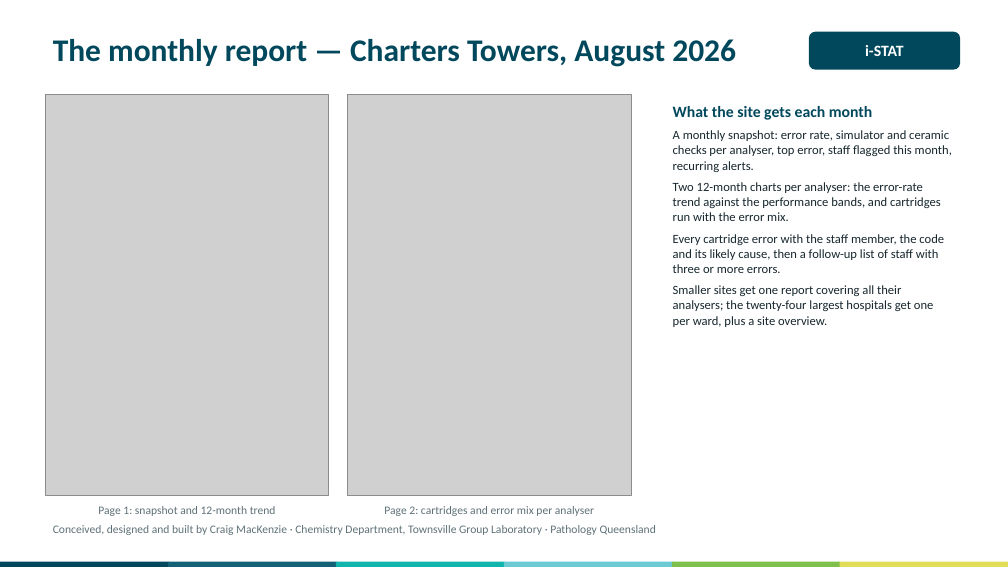
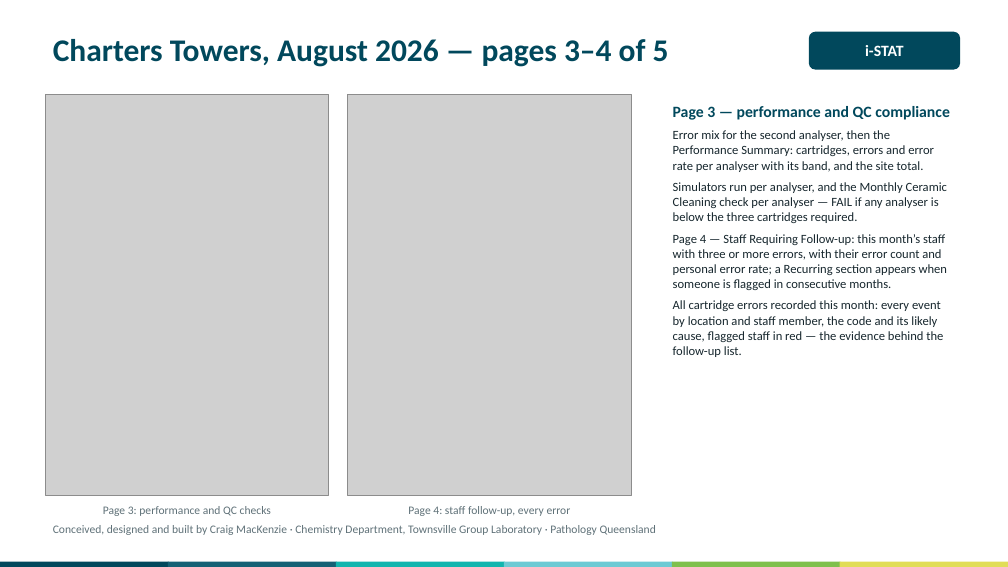
Before and after one commit to swornsealed/Report-app, a slide deck: slide 5 of PQ_Report_Generator_Overview_for_Managers.pptx (slide 4 before the commit). Drawn at 1008x567 pixels with LibreOffice and Linux fonts; fonts in the diff are those of the drawing; grey boxes stand for pictures. Boxes give left, top, right and bottom in pixels: in the first picture for what was removed or moved away, otherwise in the second. Text is boxed around its words. In the diff, an @@ line names an element or a change of style, - is before the commit and + after.

```diff
--- a/PQ_Report_Generator_Overview_for_Managers.pptx
+++ b/PQ_Report_Generator_Overview_for_Managers.pptx
@@ text at (53, 39, 669, 67): text changed @@
-The monthly report — Charters Towers, August 2026
+Charters Towers, August 2026 — pages 3–4 of 5
@@ text at (673, 106, 950, 357): text changed @@
-What the site gets each month
-A monthly snapshot: error rate, simulator and ceramic checks per analyser, top error, staff flagged this month, recurring alerts.
-Two 12-month charts per analyser: the error-rate trend against the performance bands, and cartridges run with the error mix.
-Every cartridge error with the staff member, the code and its likely cause, then a follow-up list of staff with three or more errors.
-Smaller sites get one report covering all their analysers; the twenty-four largest hospitals get one per ward, plus a site overview.
+Page 3 — performance and QC compliance
+Error mix for the second analyser, then the Performance Summary: cartridges, errors and error rate per analyser with its band, and the site total.
+Simulators run per analyser, and the Monthly Ceramic Cleaning check per analyser — FAIL if any analyser is below the three cartridges required.
+Page 4 — Staff Requiring Follow-up: this month’s staff with three or more errors, with their error count and personal error rate; a Recurring section appears when someone is flagged in consecutive months.
+All cartridge errors recorded this month: every event by location and staff member, the code and its likely cause, flagged staff in red — the evidence behind the follow-up list.
@@ text at (103, 506, 271, 516): text changed @@
-Page 1: snapshot and 12-month trend
+Page 3: performance and QC checks
@@ text at (408, 506, 571, 516): text changed @@
-Page 2: cartridges and error mix per analyser
+Page 4: staff follow-up, every error
```
Also in this commit, not shown: 2 slides added, 4 other files.
